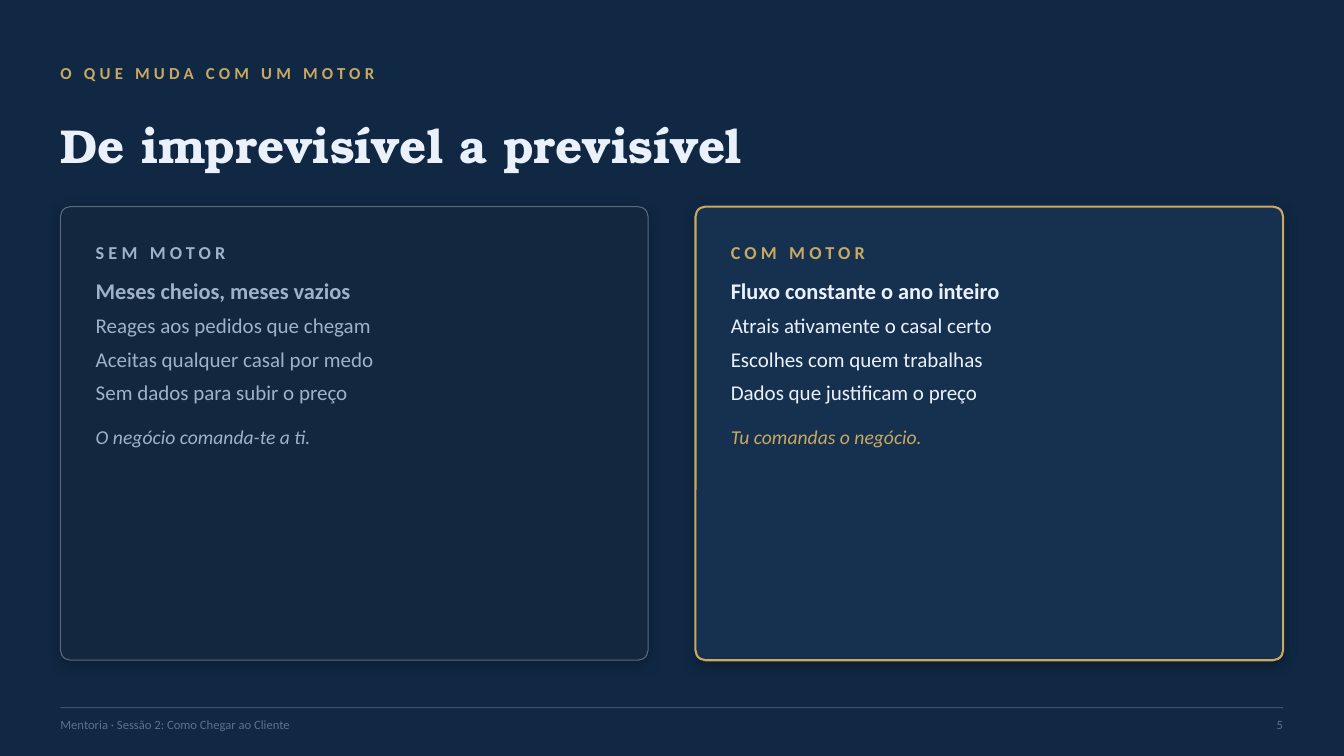
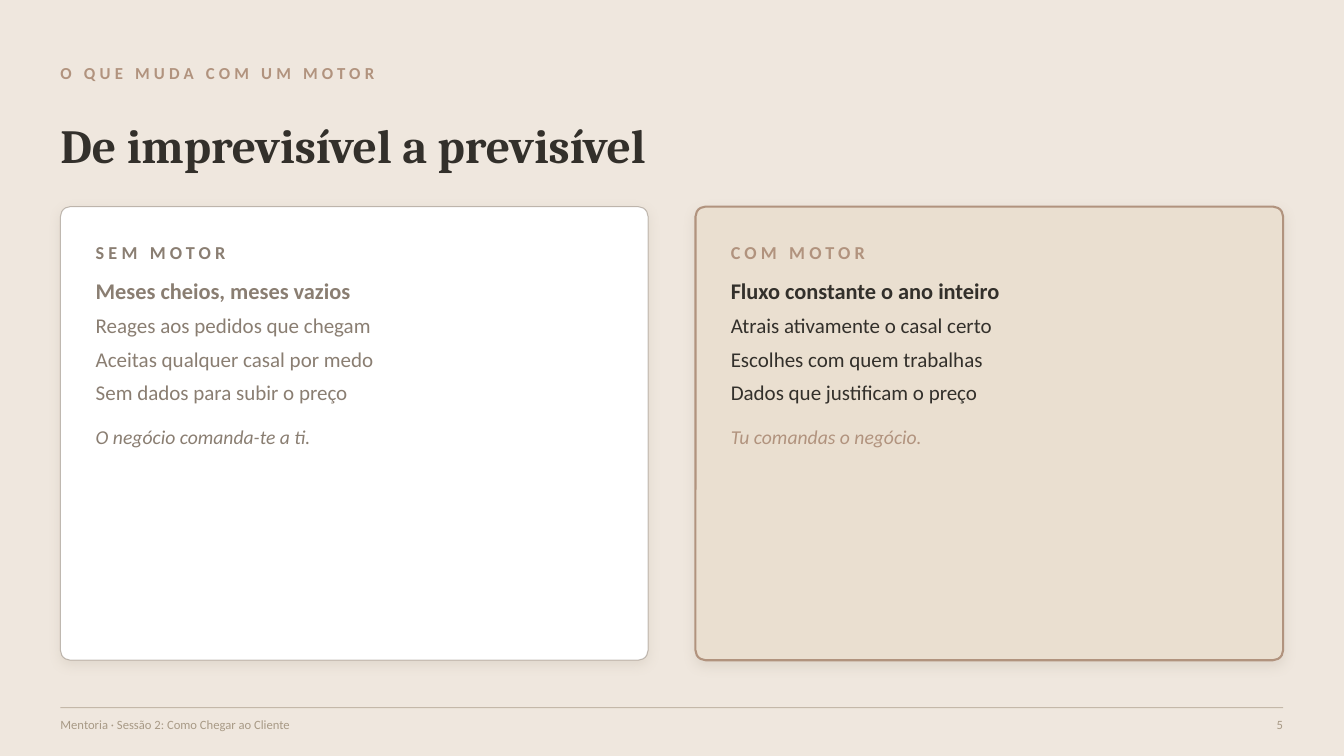
Before and after one commit to geralrlphoto/rl-menu, a slide deck: slide 5 of public/wedding-mentor-files/S2_Atracao.pptx. Drawn at 1344x756 pixels with LibreOffice and Linux fonts; fonts in the diff are those of the drawing. Boxes give left, top, right and bottom in pixels: in the first picture for what was removed or moved away, otherwise in the second. Text is boxed around its words. In the diff, an @@ line names an element or a change of style, - is before the commit and + after.

```diff
--- a/public/wedding-mentor-files/S2_Atracao.pptx
+++ b/public/wedding-mentor-files/S2_Atracao.pptx
@@ background #102844 to #EFE7DE @@
@@ text "O QUE MUDA COM UM ..." at (x1=60, y1=68, x2=374, y2=81): text colour #C9A961 to #B1937E @@
@@ text "De imprevisível a previsível" at (x1=60, y1=129, x2=646, y2=173): font TeX Gyre Bonum to Cambria, text colour #EAF1FA to #33302B @@
@@ rounded rectangle at (x1=60, y1=207, x2=648, y2=660): fill #13283F to #FFFFFF; outline #9FB2C9 0.75 pt to #8A7E72 0.75 pt; shadow changed @@
@@ rounded rectangle at (x1=696, y1=207, x2=1284, y2=660): fill #16314F to #EADFD0; outline #C9A961 1.5 pt to #B1937E 1.5 pt; shadow changed @@
@@ text "SEM MOTOR" at (x1=96, y1=247, x2=226, y2=259): text colour #9FB2C9 to #8A7E72 @@
@@ text "COM MOTOR" at (x1=731, y1=247, x2=865, y2=259): text colour #C9A961 to #B1937E @@
@@ text "Meses cheios, meses vazios" at (x1=96, y1=283, x2=373, y2=448): text colour #9FB2C9 to #8A7E72 @@
@@ text "Fluxo constante o ano inteiro" at (x1=731, y1=283, x2=999, y2=447): text colour #EAF1FA to #33302B in "Fluxo constante o ano inteiro", "Atrais ativamente o casal certo", "Escolhes com quem trabalhas", "Dados que justificam o preço"; text colour #C9A961 to #B1937E in "Tu comandas o negócio." @@
@@ text "Mentoria · Sessão 2: Como ..." at (x1=60, y1=720, x2=290, y2=731): text colour #5C708A to #A89A86 @@
@@ line (60, 708) - (1284, 708): stroke #5C708A 0.75 pt to #A89A86 0.75 pt @@
@@ text "5" at (x1=1277, y1=721, x2=1283, y2=729): text colour #5C708A to #A89A86 @@
```
Also in this commit, not shown: 19 other slides changed, 7 other files.
